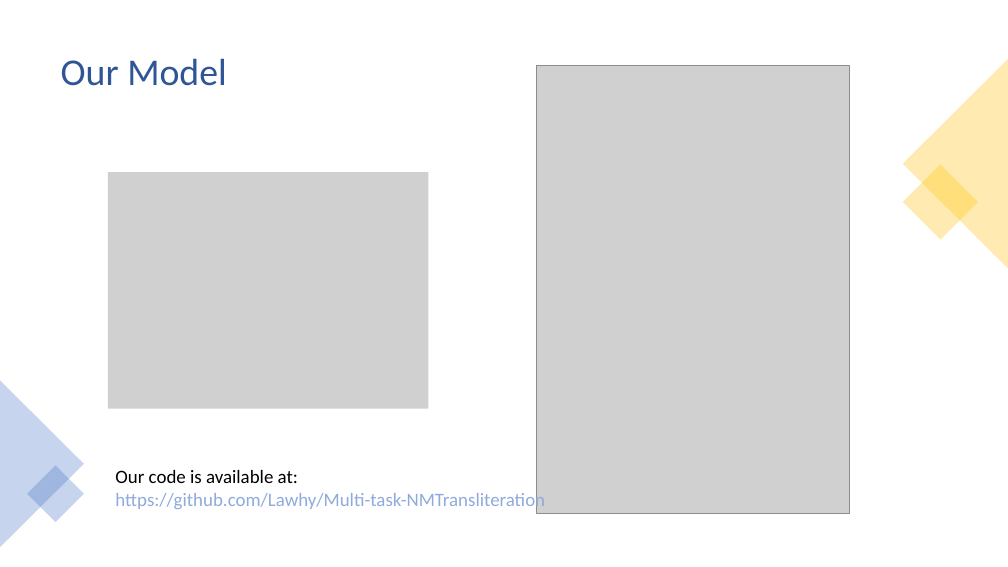
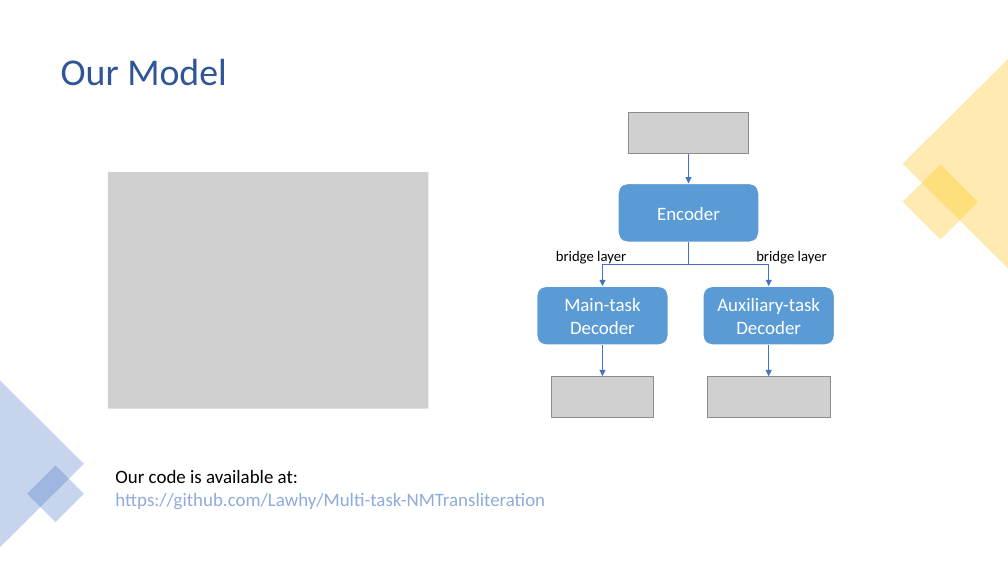
Before and after one commit to Lawhy/Lawhy.github.io, a slide deck: slide 6 of materials/aacl_presentation.pptx (slide 7 before the commit). Drawn at 1008x567 pixels with LibreOffice and Linux fonts; fonts in the diff are those of the drawing; grey boxes stand for pictures. Boxes give left, top, right and bottom in pixels: in the first picture for what was removed or moved away, otherwise in the second. Text is boxed around its words. In the diff, an @@ line names an element or a change of style, - is before the commit and + after.

```diff
--- a/materials/aacl_presentation.pptx
+++ b/materials/aacl_presentation.pptx
@@ picture removed at [537,66,850,513] @@
@@ picture added at [628,113,749,154] @@
@@ arrow added from (689, 154) to (689, 183), #4472C4 0.5 pt @@
@@ rounded rectangle added at [618,183,759,242], fill #5B9BD5, outline #FFFFFF 1.5 pt, 18 pt, text #FFFFFF @@
+Encoder
@@ text added at [556,250,626,266], 14 pt, text #000000 @@
+bridge layer
@@ elbow arrow added from (689, 243) to (603, 286), #4472C4 0.5 pt @@
@@ elbow arrow added from (689, 243) to (769, 286), #4472C4 0.5 pt @@
@@ text added at [756,250,827,266], 14 pt, text #000000 @@
+bridge layer
@@ rounded rectangle added at [537,286,669,345], fill #5B9BD5, outline #FFFFFF 1.5 pt, 18 pt, text #FFFFFF @@
+Main-task Decoder
@@ rounded rectangle added at [703,286,836,345], fill #5B9BD5, outline #FFFFFF 1.5 pt, 18 pt, text #FFFFFF @@
+Auxiliary-task Decoder
@@ arrow added from (603, 346) to (603, 377), #4472C4 0.5 pt @@
@@ arrow added from (769, 346) to (769, 377), #4472C4 0.5 pt @@
@@ picture added at [552,377,653,418] @@
@@ picture added at [708,377,831,418] @@
```
Also in this commit, not shown: 9 other slides changed, 2 slides added, 2 slides removed.
